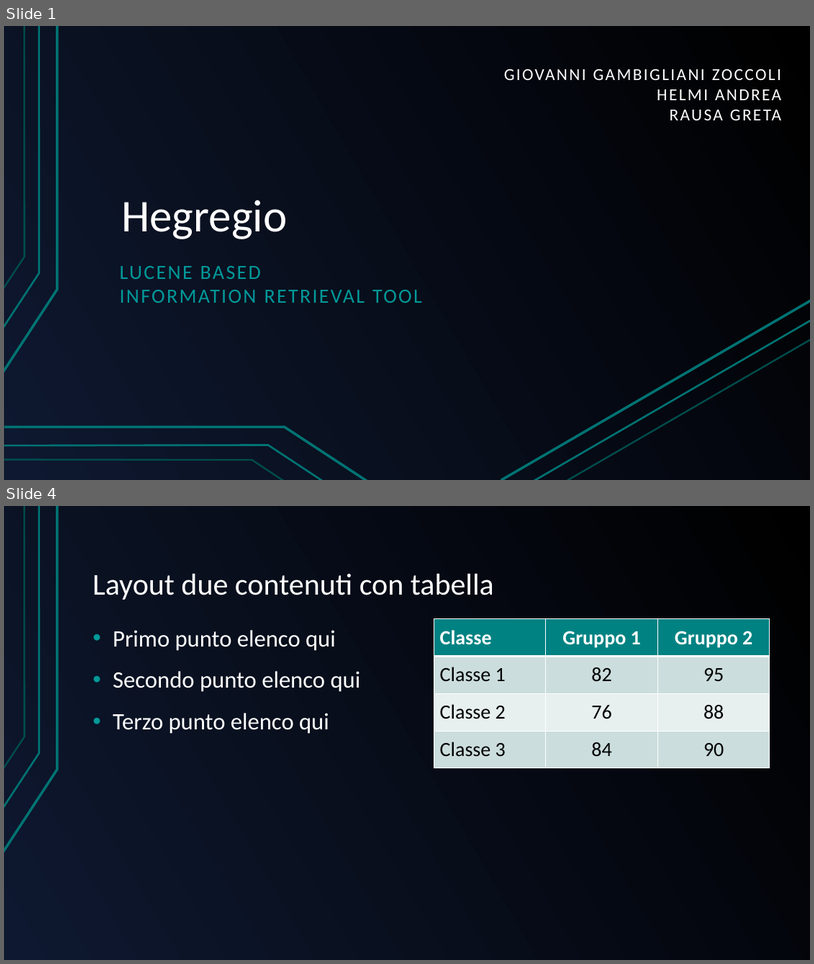
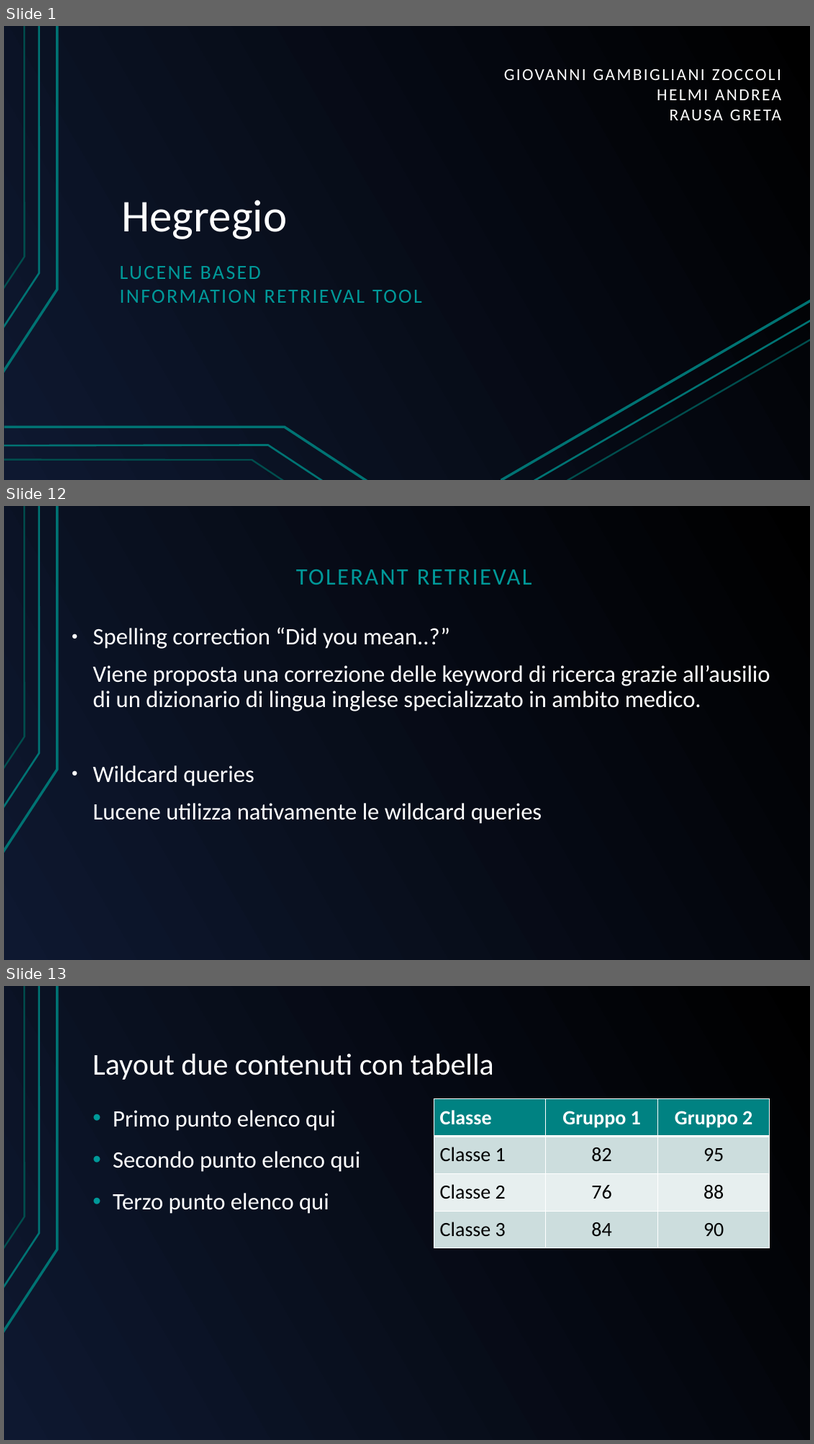
Before and after one commit to GreRagu/ProgettoGavi, a slide deck: Hegregio.odp. Shown one above the other, each under a label of ours: slides 1 and 4 before the commit, slides 1, 12 and 13 after it; the slides between them are not shown. The pictures are 814x964 and 814x1444 pixels, drawn with LibreOffice and Linux fonts; fonts in the diff are those of the drawing. Boxes give left, top, right and bottom in pixels: in the first picture for what was removed or moved away, otherwise in the second. Text is boxed around its words. In the diff, an @@ line names an element or a change of style, - is before the commit and + after.

```diff
--- a/Hegregio.odp
+++ b/Hegregio.odp
@@ slide 12 added at (4, 506, 810, 960), background gradient #000000 to #0E1830; not listed: 3 template elements that a slide beside it also shows @@
@@ text added at (296, 569, 532, 584), 28 pt, text #009999 @@
+TOLERANT RETRIEVAL
@@ text added at (93, 627, 771, 824), 28 pt, text #FFFFFF @@
+● Spelling correction “Did you mean..?”
+Viene proposta una correzione delle keyword di ricerca grazie all’ausilio di un dizionario di lingua inglese specializzato in ambito medico.
+● Wildcard queries
+Lucene utilizza nativamente le wildcard queries
@@ what was slide 4 is now slide 13 @@
```
Also in this commit, not shown: 11 other slides added, 9 slides removed.
